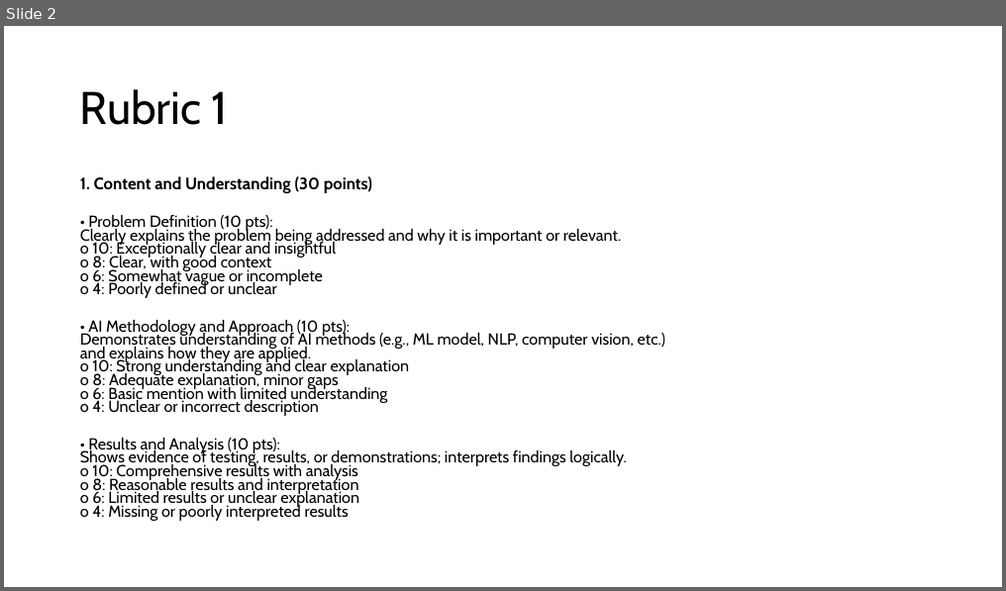
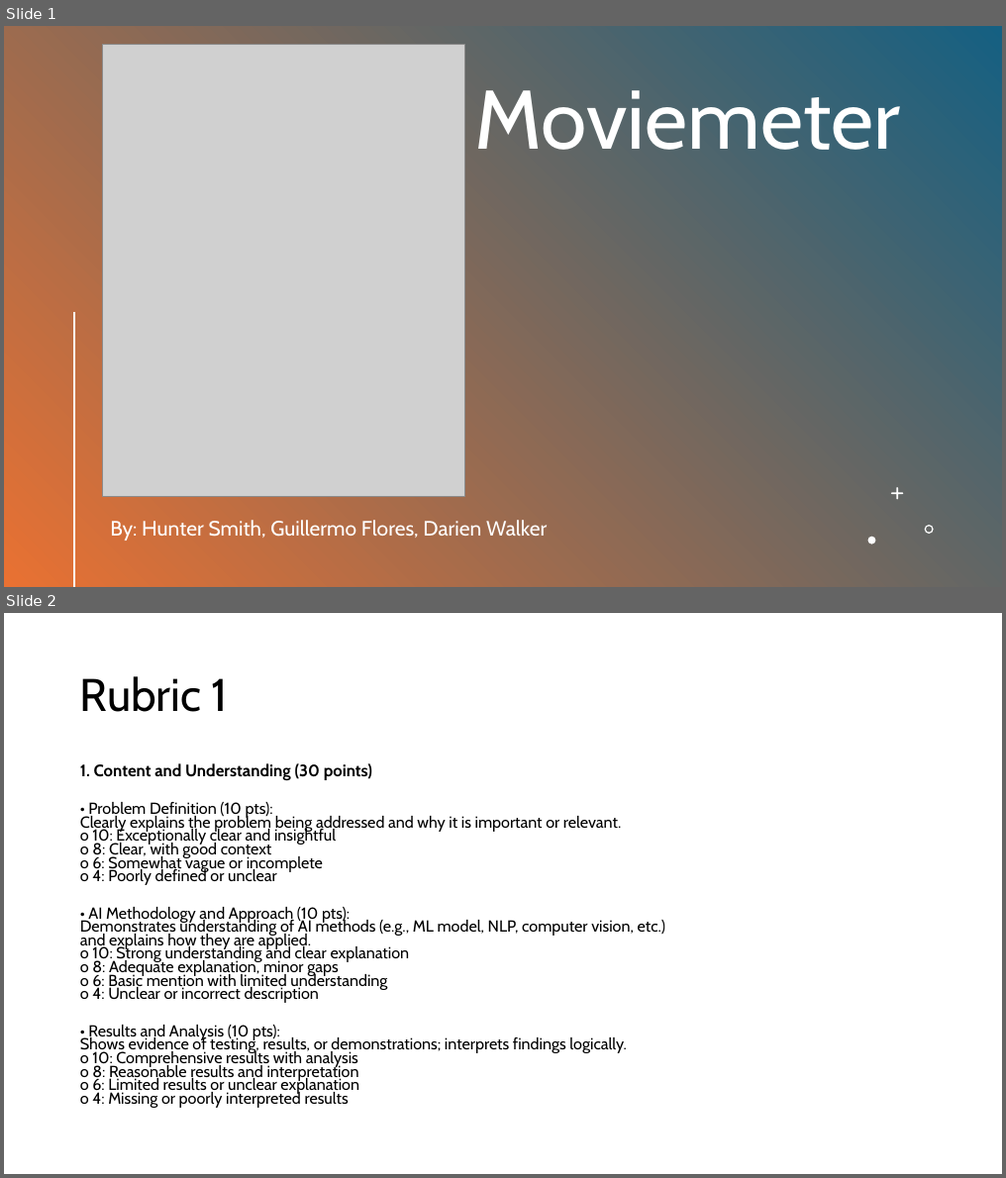
Before and after one commit to RaiiDeNx7/MovieMeter, a slide deck: Documentation/Final Presentation Slides.pptx. Shown one above the other, each under a label of ours: slide 2 before the commit, slides 1 and 2 after it. The pictures are 1006x591 and 1006x1178 pixels, drawn with LibreOffice and Linux fonts; fonts in the diff are those of the drawing; grey boxes stand for pictures. Boxes give left, top, right and bottom in pixels: in the first picture for what was removed or moved away, otherwise in the second. Text is boxed around its words. In the diff, an @@ line names an element or a change of style, - is before the commit and + after.

```diff
--- a/Documentation/Final Presentation Slides.pptx
+++ b/Documentation/Final Presentation Slides.pptx
@@ slide 1 added at bbox=[4, 26, 1002, 587], background #FFFFFF @@
@@ rectangle added at bbox=[4, 26, 1002, 587], fill gradient #156082 to #E97132 @@
@@ picture added at bbox=[103, 44, 464, 496] @@
@@ title added at bbox=[475, 79, 900, 150], 80 pt, text #FFFFFF @@
+Moviemeter
@@ line added from (74, 313) to (74, 586), #FFFFFF 2 pt @@
@@ freeform shape added at bbox=[891, 487, 904, 500], fill #FFFFFF @@
@@ subtitle added at bbox=[110, 520, 547, 541], 20 pt, text #FFFFFF @@
+By: Hunter Smith, Guillermo Flores, Darien Walker
@@ freeform shape added at bbox=[925, 525, 934, 534], fill #FFFFFF @@
@@ freeform shape added at bbox=[868, 537, 875, 544], fill #FFFFFF @@
```
Also in this commit, not shown: 3 slides changed, 2 other slides added, 2 slides removed, 7 other files.
